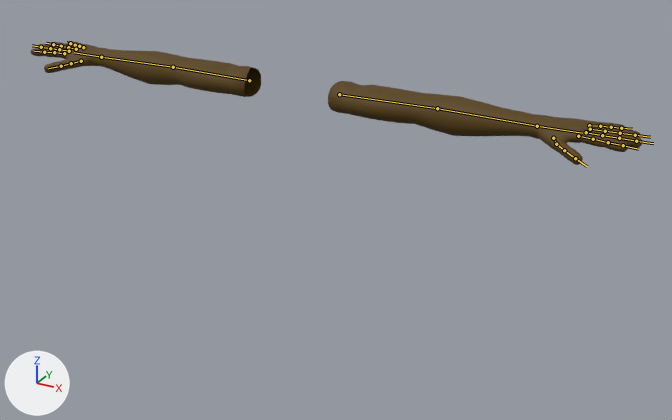
Renders of the FBX model Assets/Inventory_System/BrasJoueur/Animations/Animations/BasePosBras.fbx from each side of a commit.
The view is the same before and after, from a 50 mm camera at (3.88, -6.33, 2.17) aimed at (0.47, -0.13, -0.93). Lighting does not change. The marker at lower left points along +X, +Y and +Z. The picture after the commit comes second. The bones that change, and the others that lie on the model, are drawn over the model as lines.
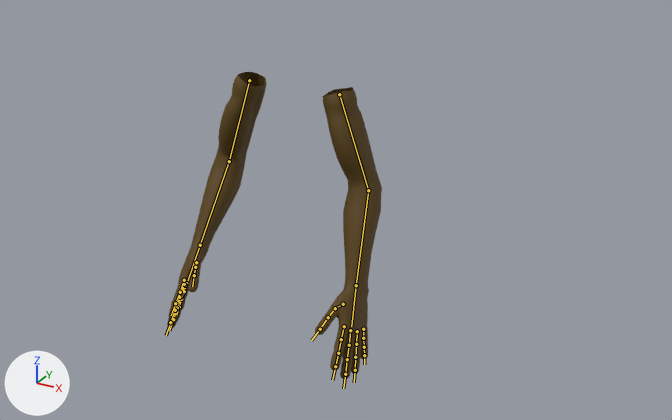
The newer file adds an action. The first version stands in its rest pose; the second is drawn at frame 1 of the action 'RigBras|RigBrasAction'.

What differs and where, as boxes (x1, y1, x2, y2) in the pictures (672 x 420 px):
'Plane', posed (65% narrower, 146% taller): before (31, 41, 643, 165); after (167, 72, 382, 379)
bone 'Biceps.R', root to tip: before (339, 94) to (437, 108); after (339, 94) to (368, 190)
bone 'Avant-bras.R', root to tip: before (437, 108) to (537, 126); after (368, 190) to (356, 285)
bone 'Biceps.L', root to tip: before (249, 80) to (173, 67); after (249, 80) to (229, 161)
bone 'Avant-bras.L', root to tip: before (173, 67) to (101, 57); after (229, 161) to (200, 245)

What changed in the scene script:
```text
Change bone_biceps_r:
    where bone_biceps_r = bpy.data.objects['RigBras'].pose.bones['Biceps.R']  # child of 'Bone'
    bone_biceps_r.rotation_quaternion: (1.0, 0.0, 0.0, 0.0) -> (0.808, -0.008, 0.018, -0.589)  # degrees (0, 0, 0) -> degrees (-2, 1, -72)
Change bone_avant_bras_r:
    where bone_avant_bras_r = bpy.data.objects['RigBras'].pose.bones['Avant-bras.R']  # child of 'Biceps.R'
    bone_avant_bras_r.rotation_quaternion: (1.0, 0.0, 0.0, 0.0) -> (0.963, 0.257, 0.057, -0.058)  # degrees (0, 0, 0) -> degrees (30, 8, -5)
Change bone_biceps_l:
    where bone_biceps_l = bpy.data.objects['RigBras'].pose.bones['Biceps.L']  # child of 'Bone'
    bone_biceps_l.rotation_quaternion: (1.0, 0.0, 0.0, 0.0) -> (0.814, 0.008, -0.03, 0.58)  # degrees (0, 0, 0) -> degrees (-1, -3, 71)
Change bone_avant_bras_l:
    where bone_avant_bras_l = bpy.data.objects['RigBras'].pose.bones['Avant-bras.L']  # child of 'Biceps.L'
    bone_avant_bras_l.rotation_quaternion: (1.0, 0.0, 0.0, 0.0) -> (0.922, 0.343, -0.161, 0.076)  # degrees (0, 0, 0) -> degrees (41, -20, 2)
```
